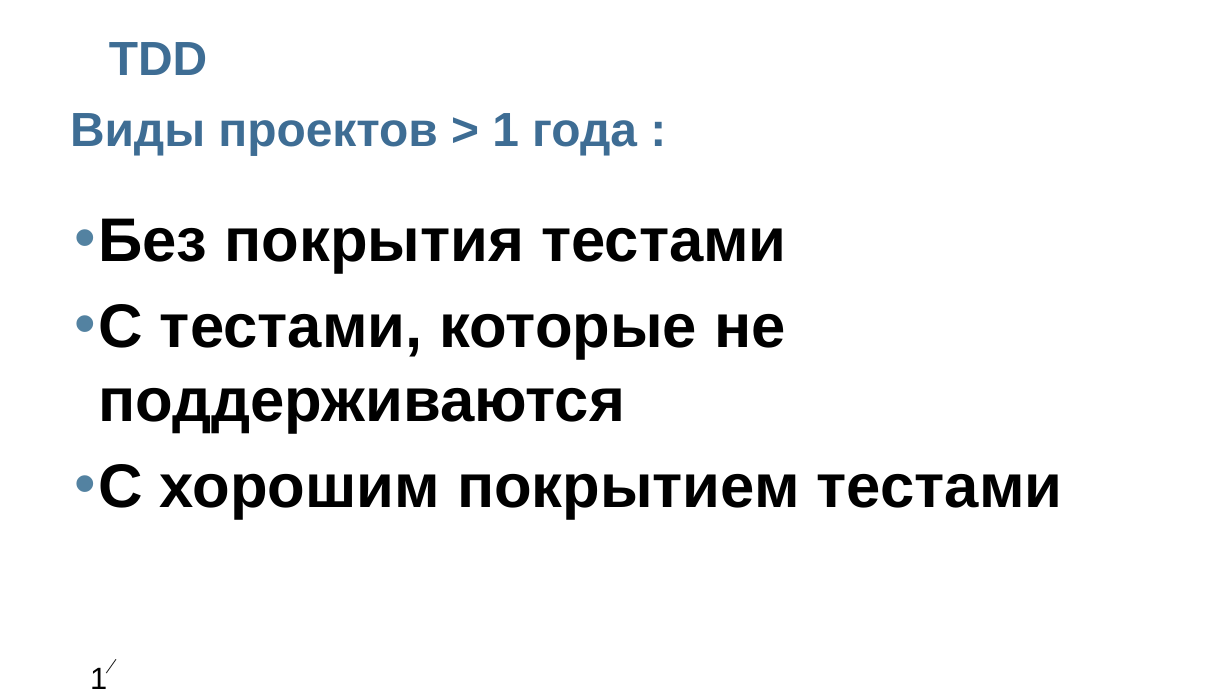
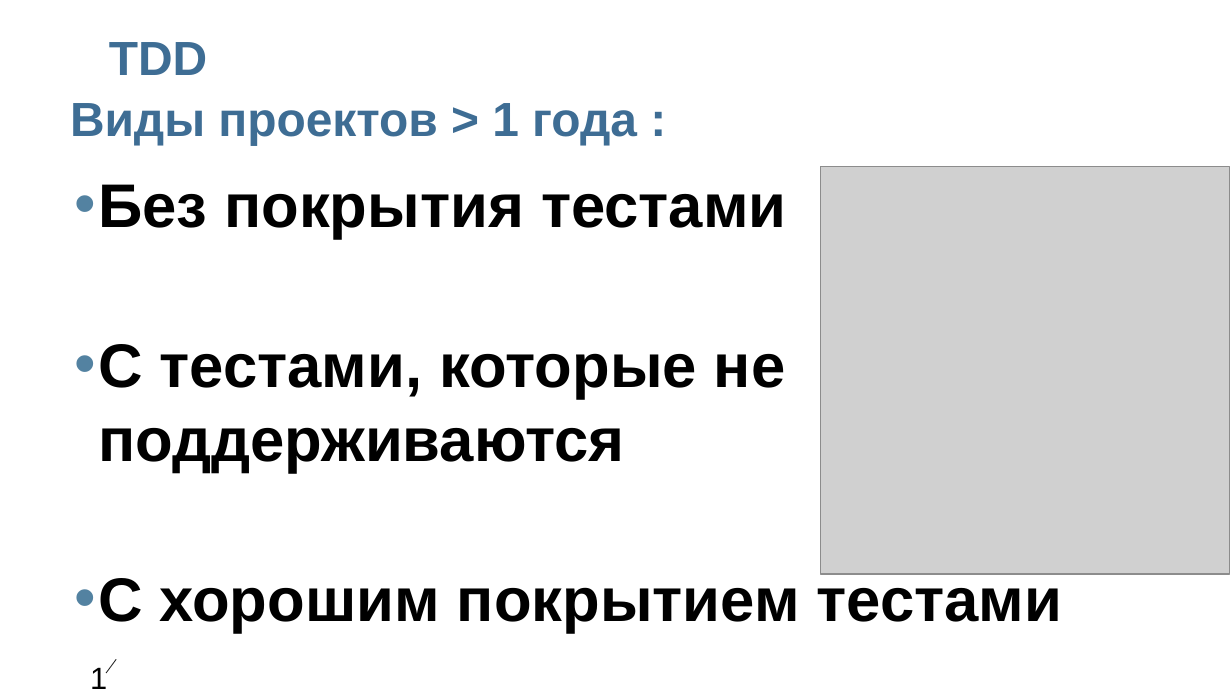
Before and after one commit to livekazan/unitUITest, a slide deck: slide 15 of Unit_UI_Test.ppt. Drawn at 1232x693 pixels with LibreOffice and Linux fonts; fonts in the diff are those of the drawing; grey boxes stand for pictures; background and template pictures are left out. Boxes give left, top, right and bottom in pixels: in the first picture for what was removed or moved away, otherwise in the second. Text is boxed around its words. In the diff, an @@ line names an element or a change of style, - is before the commit and + after.

```diff
--- a/Unit_UI_Test.ppt
+++ b/Unit_UI_Test.ppt
@@ text "Виды проектов > 1 года ..." moved from (x1=70, y1=113, x2=637, y2=155) to (x1=70, y1=103, x2=637, y2=146) @@
@@ free "Без покрытия тестами" moved from (x1=74, y1=201, x2=1169, y2=567) to (x1=74, y1=166, x2=1169, y2=532) @@
@@ picture added at (x1=821, y1=166, x2=1230, y2=574) @@
```
Also in this commit, not shown: 11 other slides changed.
